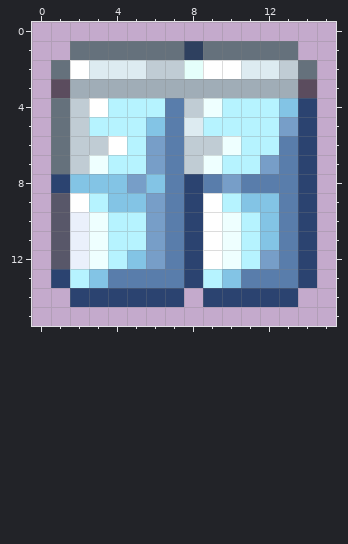
Two versions of one pixel-art file, resources/gfx/ui/icons/items/frost_greaves.aseprite. Above is the file before it was changed.
16x16 pixels, 1 frame. Colours within 5 levels of each other are drawn and written as one.
The result:
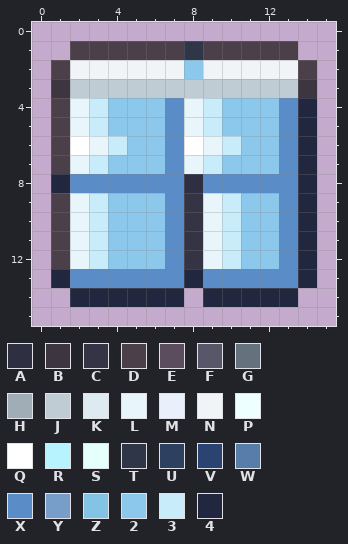
Palette (. is transparent): A #2e3042  B #3d3641  C #353444  D #4b4049  E #5b4c5e  F #585769  G #65717c  H #a0adb7  J #c0ccd4  K #ddebf1  L #e8f6fc  M #eaf0fb  N #f0f4f6  P #eeffff  Q #ffffff  R #b6f3ff  S #e5fffb  T #2f3647  U #2e405f  V #2b4370  W #597dab  X #5a8cc8  Y #779ec8  Z #83c4e5  2 #8cc8ec  3 #c8ecfa  4 #21273e
The exact change:
Changed rows in their new state; - is an unchanged pixel.
first column x 1:
 1 -DDDDDDTDDDDD-
 2 DNNNNNN2NNNNND
 3 BJJJJJJJJJJJJB
 4 DL3222XL3222X4
 5 DL3222XL3222X4
 6 DQL322XQL322X4
 7 DL3222XL3222X4
 8 4XXXXXXAXXXXX4
 9 DL3222XCL322X4
10 DL3222XCL322X4
11 DL3222XCL322X4
12 DL3222XCL322X4
13 4XXXXXX4XXXXX4
14 -444444-44444-
